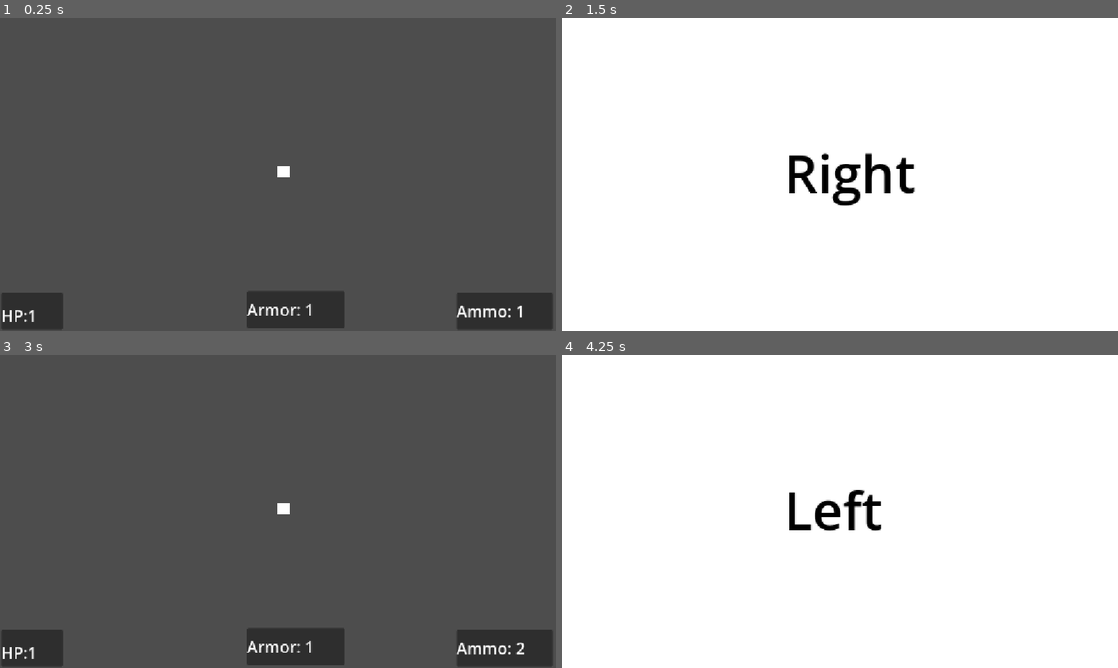
Above: before the commit, frames 1-4 (two rows, left to right).
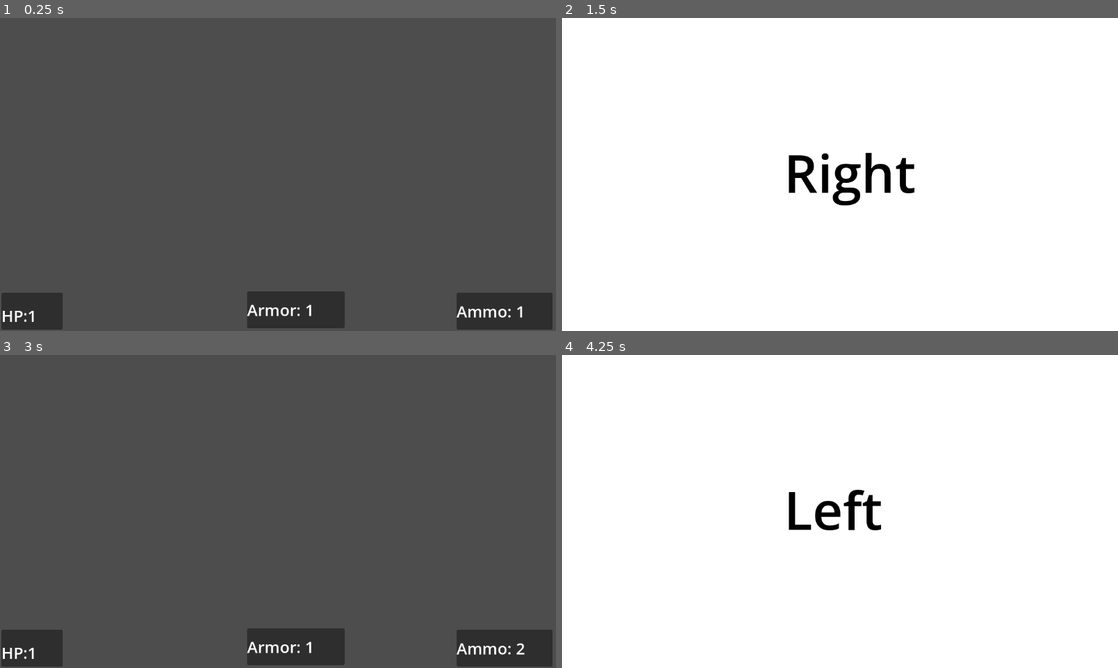
Above: after the commit, the same moments.

Repository: The4erepaha/Forgotten-cells
Game: Godot game, scene res://scenes/main.tscn
Same seed, same stepped clock (60 frames per second), same inputs: the game is played once before the commit and once after it.
Inputs (mouse positions are in pixels of both pictures, inside the frame that each line leads up to):
- Up to frame 1 (0.25 s): no input
- Up to frame 2 (1.5 s): tap Enter at 0.5 s; move the mouse to (962, 158) at 0.52 s; hold D (right) 0.53-1.28 s; hold Right mouse button (up_aim, bound only after the commit) 0.53-1.28 s; click (962, 158) at 0.6 s; tap Space at 1.25 s; move the mouse to (728, 190) at 1.27 s; hold S (down) from 1.28 s (still down); right-click (728, 190) at 1.35 s
- Up to frame 3 (3 s): click (166, 527) at 1.55 s; tap Enter at 2 s; move the mouse to (333, 442) at 2.02 s; release S (down) at 2.03 s; hold D (right) 2.03-2.78 s; hold Right mouse button (up_aim, bound only after the commit) 2.03-2.78 s; click (333, 442) at 2.1 s; tap Space at 2.75 s; move the mouse to (250, 574) at 2.77 s; hold W (open_up) from 2.78 s (still down); right-click (250, 574) at 2.85 s
- Up to frame 4 (4.25 s): click (812, 574) at 3.05 s; tap Enter at 3.5 s; move the mouse to (1006, 558) at 3.52 s; release W (open_up) at 3.53 s; hold A (left) from 3.53 s (still down); hold Right mouse button (up_aim, bound only after the commit) from 3.53 s (still down); click (1006, 558) at 3.6 s

The runs differ from the first frame. In frame 1, 0.4% of the frame differs, in the area x 0-94%, y 47-98%; in frame 2, 0.4%; in frame 3, 0.4%, in the area x 0-95%, y 47-98%; in frame 4, 0.3%.

Commit message:
add aim system and shoot logic

Diff:
--- a/project.godot
+++ b/project.godot
@@ -17,8 +17,8 @@
 
 [display]
 
-window/stretch/mode="canvas_items"
-window/stretch/aspect="expand"
+window/size/mode=3
+window/stretch/mode="viewport"
 
 [input]
 
@@ -42,6 +42,16 @@
 "events": [Object(InputEventKey,"resource_local_to_scene":false,"resource_name":"","device":-1,"window_id":0,"alt_press …(192 unchanged characters)…
 ]
 }
+up_aim={
+"deadzone": 0.2,
+"events": [Object(InputEventMouseButton,"resource_local_to_scene":false,"resource_name":"","device":-1,"window_id":0,"alt_pressed":false,"shift_pressed":false,"ctrl_pressed":false,"meta_pressed":false,"button_mask":2,"position":Vector2(234, 25),"global_position":Vector2(246, 85),"factor":1.0,"button_index":2,"canceled":false,"pressed":true,"double_click":false,"script":null)
+]
+}
+shoot={
+"deadzone": 0.2,
+"events": [Object(InputEventMouseButton,"resource_local_to_scene":false,"resource_name":"","device":-1,"window_id":0,"alt_pressed":false,"shift_pressed":false,"ctrl_pressed":false,"meta_pressed":false,"button_mask":1,"position":Vector2(279, 18),"global_position":Vector2(291, 78),"factor":1.0,"button_index":1,"canceled":false,"pressed":true,"double_click":false,"script":null)
+]
+}
 
 [physics]
 
--- a/scenes/main.tscn
+++ b/scenes/main.tscn
@@ -20,19 +20,21 @@
 
 [node name="Player" parent="." unique_id=1312970847 instance=ExtResource("1_o5qli")]
 
-[node name="lee_left" type="StaticBody2D" parent="." unique_id=1044753347]
+[node name="lee_items" type="Node2D" parent="." unique_id=603396588]
+
+[node name="lee_left" type="StaticBody2D" parent="lee_items" unique_id=1044753347]
 position = Vector2(63, 137)
 
-[node name="CollisionShape2D" type="CollisionShape2D" parent="lee_left" unique_id=408615386]
+[node name="CollisionShape2D" type="CollisionShape2D" parent="lee_items/lee_left" unique_id=408615386]
 position = Vector2(513.5, 185.5)
 shape = SubResource("RectangleShape2D_wofu5")
 
-[node name="Sprite2D" type="Sprite2D" parent="lee_left" unique_id=334906359]
+[node name="Sprite2D" type="Sprite2D" parent="lee_items/lee_left" unique_id=334906359]
 position = Vector2(512.5, 185.50003)
 scale = Vector2(1153, 651)
 texture = SubResource("CanvasTexture_ygiu2")
 
-[node name="Label" type="Label" parent="lee_left" unique_id=757073872]
+[node name="Label" type="Label" parent="lee_items/lee_left" unique_id=757073872]
 offset_left = 397.0
 offset_top = 108.0
 offset_right = 602.0
@@ -41,19 +43,19 @@
 label_settings = SubResource("LabelSettings_wofu5")
 horizontal_alignment = 1
 
-[node name="lee_right" type="StaticBody2D" parent="." unique_id=1934990240]
+[node name="lee_right" type="StaticBody2D" parent="lee_items" unique_id=1934990240]
 position = Vector2(63, 137)
 
-[node name="CollisionShape2D" type="CollisionShape2D" parent="lee_right" unique_id=692199760]
+[node name="CollisionShape2D" type="CollisionShape2D" parent="lee_items/lee_right" unique_id=692199760]
 position = Vector2(513.5, 185.5)
 shape = SubResource("RectangleShape2D_wofu5")
 
-[node name="Sprite2D" type="Sprite2D" parent="lee_right" unique_id=2007385700]
+[node name="Sprite2D" type="Sprite2D" parent="lee_items/lee_right" unique_id=2007385700]
 position = Vector2(512.5, 185.50003)
 scale = Vector2(1153, 651)
 texture = SubResource("CanvasTexture_ygiu2")
 
-[node name="Label" type="Label" parent="lee_right" unique_id=332644147]
+[node name="Label" type="Label" parent="lee_items/lee_right" unique_id=332644147]
 offset_left = 397.0
 offset_top = 108.0
 offset_right = 602.0
@@ -63,19 +65,19 @@
 label_settings = SubResource("LabelSettings_wofu5")
 horizontal_alignment = 1
 
-[node name="lee_down" type="StaticBody2D" parent="." unique_id=1542651198]
+[node name="lee_down" type="StaticBody2D" parent="lee_items" unique_id=1542651198]
 position = Vector2(63, 137)
 
-[node name="CollisionShape2D" type="CollisionShape2D" parent="lee_down" unique_id=1843790391]
+[node name="CollisionShape2D" type="CollisionShape2D" parent="lee_items/lee_down" unique_id=1843790391]
 position = Vector2(513.5, 185.5)
 shape = SubResource("RectangleShape2D_wofu5")
 
-[node name="Sprite2D" type="Sprite2D" parent="lee_down" unique_id=1040380932]
+[node name="Sprite2D" type="Sprite2D" parent="lee_items/lee_down" unique_id=1040380932]
 position = Vector2(512.5, 185.50003)
 scale = Vector2(1153, 651)
 texture = SubResource("CanvasTexture_ygiu2")
 
-[node name="Label" type="Label" parent="lee_down" unique_id=1147776452]
+[node name="Label" type="Label" parent="lee_items/lee_down" unique_id=1147776452]
 offset_left = 397.0
 offset_top = 108.0
 offset_right = 602.0
--- a/scenes/player.tscn
+++ b/scenes/player.tscn
@@ -1,8 +1,7 @@
 [gd_scene format=3 uid="uid://bjy5tok1cf827"]
 
 [ext_resource type="Script" uid="uid://x6br0qpcc20a" path="res://scripts/player.gd" id="1_3vyb7"]
-
-[sub_resource type="CanvasTexture" id="CanvasTexture_ygiu2"]
+[ext_resource type="Texture2D" uid="uid://celj7sgs3bg10" path="res://sprites/aim_idle.png" id="2_g2els"]
 
 [node name="Player" type="Node2D" unique_id=1312970847]
 script = ExtResource("1_3vyb7")
@@ -12,5 +11,5 @@
 
 [node name="Sprite2D" type="Sprite2D" parent="." unique_id=1938232944]
 position = Vector2(588, 317)
-scale = Vector2(26.250013, 22.75)
-texture = SubResource("CanvasTexture_ygiu2")
+scale = Vector2(0.3, 0.3)
+texture = ExtResource("2_g2els")
--- a/scripts/main.gd
+++ b/scripts/main.gd
@@ -8,9 +8,9 @@
 func _ready() -> void:
 	player.player_state.connect(_on_state_player)
 	player.changed_resources.connect(_update_resources)
-	$lee_left.visible = false
-	$lee_right.visible = false
-	$lee_down.visible = false
+	$lee_items/lee_left.visible = false
+	$lee_items/lee_right.visible = false
+	$lee_items/lee_down.visible = false
 	$HUD/HP_bar/HP_label.text = "HP:" + str(player.hp)
 	$HUD/Ammo_bar/Ammo_label.text = "Ammo: " +str(player.ammo)
 	$HUD/Armor_bar/Armor_label.text = "Armor: " + str(player.armor)
@@ -23,21 +23,21 @@
 # функция для состояния игрока и припятствий
 func _on_state_player(state):
 	if state == 0:
-		$lee_left.visible = false
-		$lee_right.visible = false
-		$lee_down.visible = false
+		$lee_items/lee_left.visible = false
+		$lee_items/lee_right.visible = false
+		$lee_items/lee_down.visible = false
 	if state == 1:
-		$lee_left.visible = true
-		$lee_right.visible = false
-		$lee_down.visible = false
+		$lee_items/lee_left.visible = true
+		$lee_items/lee_right.visible = false
+		$lee_items/lee_down.visible = false
 	if state == 2:
-		$lee_left.visible = false
-		$lee_right.visible = true
-		$lee_down.visible = false
+		$lee_items/lee_left.visible = false
+		$lee_items/lee_right.visible = true
+		$lee_items/lee_down.visible = false
 	if state == 3:
-		$lee_left.visible = false
-		$lee_right.visible = false
-		$lee_down.visible = true
+		$lee_items/lee_left.visible = false
+		$lee_items/lee_right.visible = false
+		$lee_items/lee_down.visible = true
 
 func _update_resources():
 	$HUD/HP_bar/HP_label.text = "HP:" + str(player.hp)
--- a/scripts/player.gd
+++ b/scripts/player.gd
@@ -1,6 +1,6 @@
 extends Node2D
 
-
+# ДЛЯ ОБНОВЛЕНИЯ ХУДА ИСПОЛЬЗОВАТЬ emit_signal
 
 
 #сигнал для ресурсов (hp,ammo,armor)
@@ -24,8 +24,11 @@
 func _ready() -> void:
 	pass
 
+
 func _physics_process(_delta: float) -> void:
 	leeSystem()
+	move_aim()
+
 
 # функция отвечающяя за логику и перемещение между препятствиями.
 func leeSystem():
@@ -51,6 +54,19 @@
 			emit_signal("player_state", state)
 			emit_signal("changed_resources")
 
+# функция отвечающая за логику прицела и выстрела
+func move_aim():
+	if state == State.NORMAL:
+		if Input.is_action_pressed("up_aim"):
+			$Sprite2D.visible = true
+			#спрайт будет менять позицию как и движения мышки (следит за мышкой)
+			$Sprite2D.global_position = get_global_mouse_position()
+			if Input.is_action_just_pressed("shoot"):
+				shoot_system()
+		else: $Sprite2D.visible = false
+	else: $Sprite2D.visible = false
+
+
 
 #функция отвечающая за бонус для Hp [+1 hp]
 func hp_bonus():
@@ -68,6 +84,15 @@
 		ammo = 3
 		print("Magazine is full")
 
+
+func shoot_system():
+	if ammo >= 1:
+		ammo -= 1
+		# !!! очень важно, если есть изменние нужен emit_signal
+		# что бы изменилось - нужно  крикнуть
+		emit_signal("changed_resources")
+	else: print("нет патронов!")
+
 func armor_bonus():
 	armor += 1
 	print("Add 1 armor")
Binary file added: sprites/aim_idle.png
Not shown, added: sprites/aim_idle.png.import
